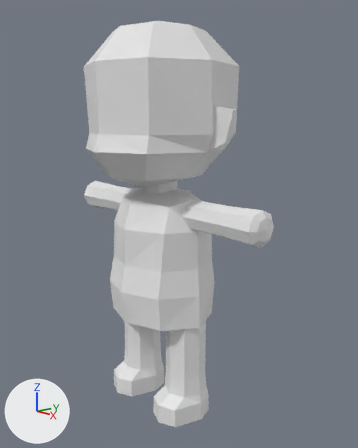
A saved change to the Blender file Game.Ghost/ModelBuilder/Player/basic/player-basic.blend.
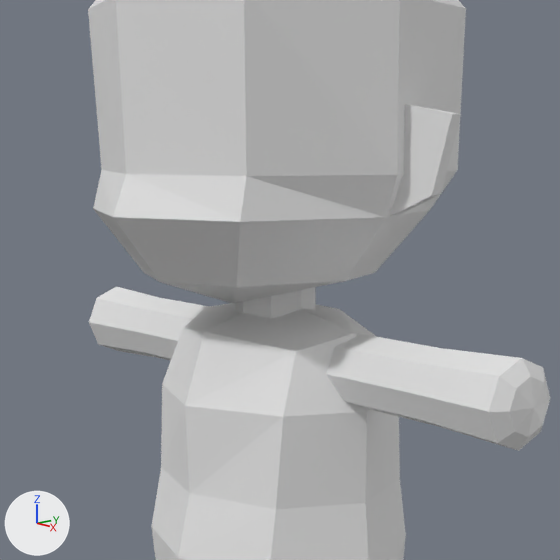
Each version appears first whole from a 50 mm lens placed at (6.34, -5.13, 4.96), pointed at (0.19, 0.23, 3.21), and next in a close-up on the part from 13% to 78% of the width and 14% to 65% of the height. The lights are fixed; the arrows at lower left show +X, +Y and +Z. Materials are left out; every surface is plain grey.

Before the edit, the objects in view are built like this:
```python
me_cube = bpy.data.meshes.new('Cube')
me_cube.from_pydata(...)  # 411 vertices, 398 faces; spans x -2.21..2.21, y -1.25..1.27, z 0.01..6.42
# faces by material slot: [110, 288]
me_cube.materials.append(mat_player_face_mat)
me_cube.materials.append(mat_player_body_mat)
ob_cube = bpy.data.objects.new('Cube', me_cube)
ob_cube.location = (0.0, 0.0, 0.0)
```
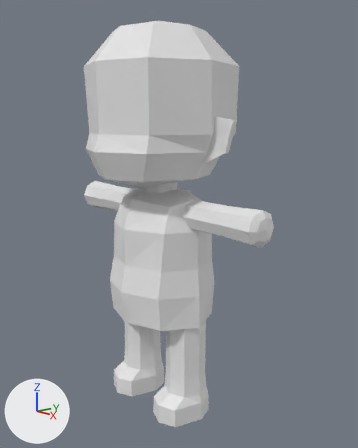
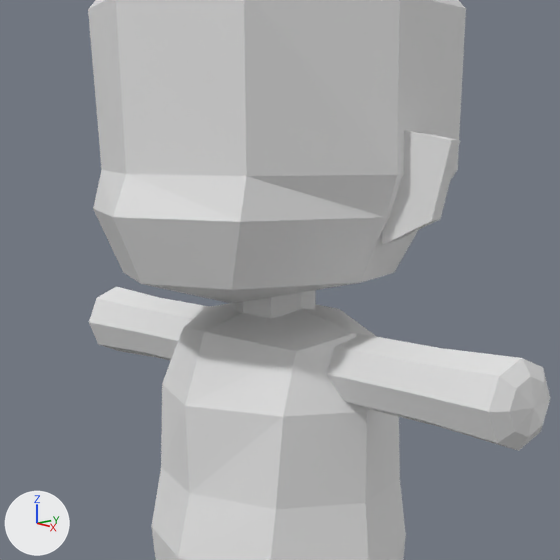
Commit message: Basic player done

Pixel boxes [x1, y1, x2, y2] of what changed, in the close-ups (560 x 560 px; the box of a moved part takes in the faces that stretch with it):
```json
{"part": 1, "of": "me_cube", "change": "moved or reshaped", "before": [390, 104, 461, 216], "after": [382, 130, 460, 245]}
{"part": 2, "of": "me_cube", "change": "moved or reshaped", "before": [94, 209, 429, 303], "after": [93, 209, 418, 304]}
```

The change, as JSON lines over the scene's bpy script:
```json
{"block": "me_cube", "where": "me_cube.from_pydata(...)  # 411 vertices, 398 faces; spans x -2.21..2.21, y -1.25..1.27, z 0.01..6.42"}
{"block": "me_cube", "where": "# used by ob_cube; location = (0.0, 0.0, 0.0)"}
{"block": "me_cube", "change": "me_cube part 1: the loose piece of 8 vertices spanning x 0.94..1.41, y 0.02..0.35, z 4.44..5.15 is moved by (0.0, 0.0, -0.15)"}
{"block": "me_cube", "change": "me_cube part 2"}
{"op": "set", "path": "me_cube.vertices[264].co", "old": "(-0.72, -0.01, 4.05)", "new": "(-0.85, 0.0, 4.05)"}
{"op": "set", "path": "me_cube.vertices[268].co", "old": "(-0.51, 0.44, 4.05)", "new": "(-0.6, 0.54, 4.05)"}
{"op": "set", "path": "me_cube.vertices[272].co", "old": "(0.0, 0.65, 4.05)", "new": "(0.0, 0.78, 4.05)"}
{"op": "set", "path": "me_cube.vertices[276].co", "old": "(0.51, 0.44, 4.05)", "new": "(0.6, 0.54, 4.05)", "note": "pixel (374, 272) -> pixel (393, 272)"}
{"op": "set", "path": "me_cube.vertices[281].co", "old": "(0.73, -0.01, 4.05)", "new": "(0.85, 0.0, 4.05)", "note": "pixel (345, 280) -> pixel (360, 282)"}
{"op": "set", "path": "me_cube.vertices[285].co", "old": "(0.51, -0.71, 4.05)", "new": "(0.6, -0.82, 4.05)", "note": "pixel (236, 286) -> pixel (231, 289)"}
{"op": "set", "path": "me_cube.vertices[289].co", "old": "(0.0, -0.93, 4.05)", "new": "(0.0, -1.07, 4.05)", "note": "pixel (159, 282) -> pixel (141, 283)"}
{"op": "set", "path": "me_cube.vertices[294].co", "old": "(-0.51, -0.71, 4.05)", "new": "(-0.6, -0.82, 4.05)", "note": "pixel (143, 272) -> pixel (123, 272)"}
```
